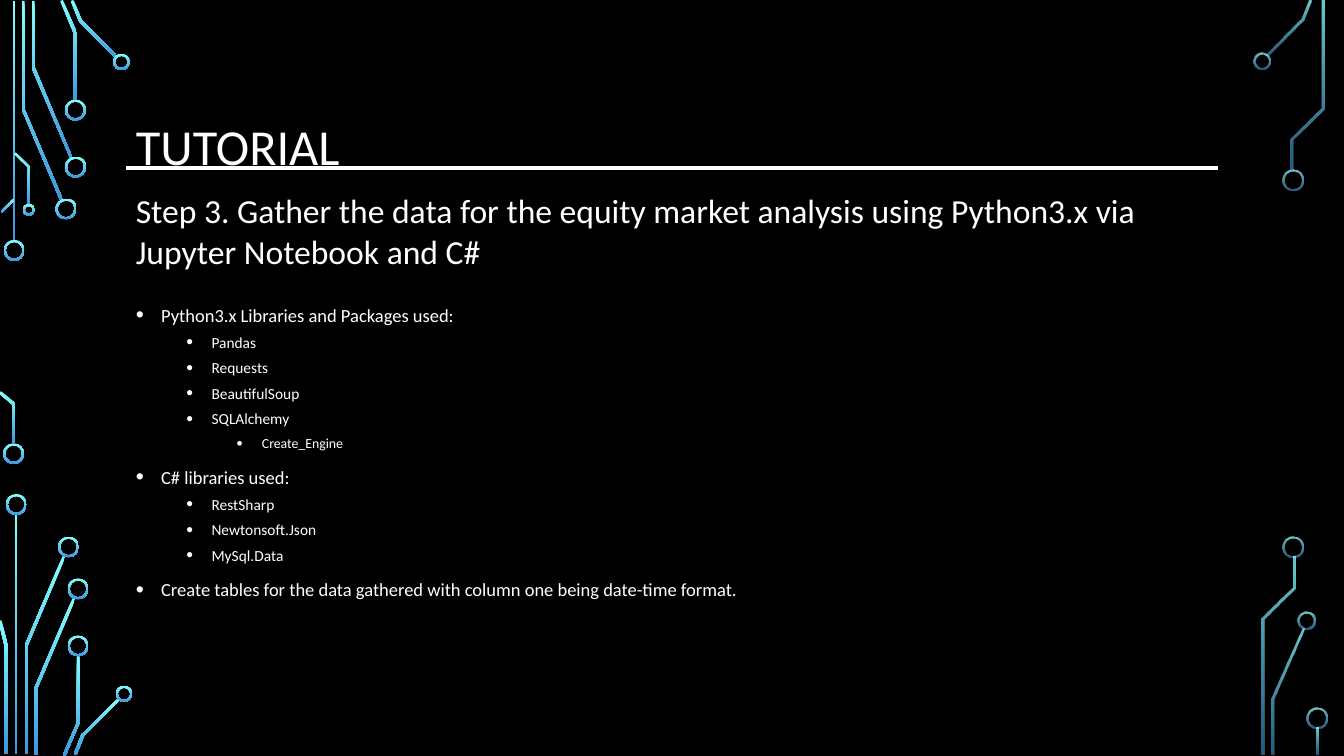
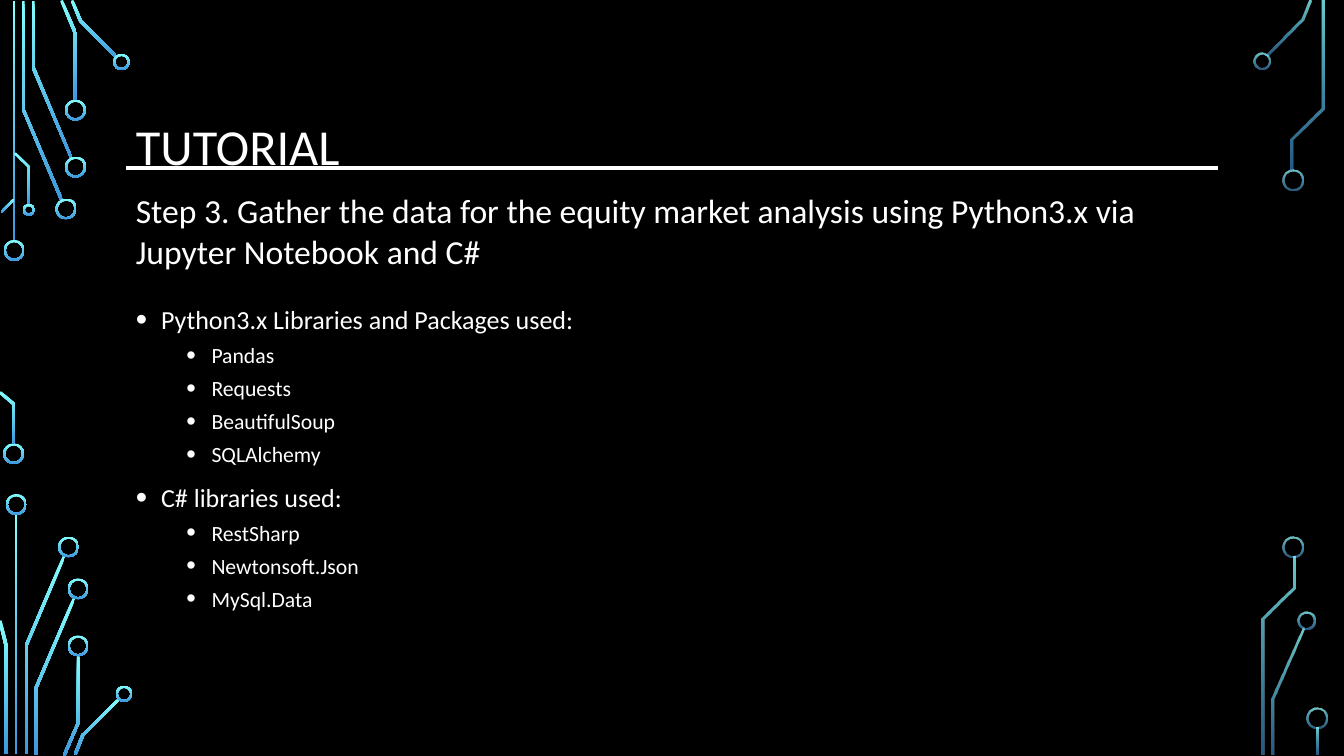
Before and after one commit to djserna/7330-Group-Project, a slide deck: slide 6 of Presentation/MSDS_7330_Group_Project_Presentation.pptx. Drawn at 1344x756 pixels with LibreOffice and Linux fonts; fonts in the diff are those of the drawing; background and template pictures are left out. Boxes give left, top, right and bottom in pixels: in the first picture for what was removed or moved away, otherwise in the second. Text is boxed around its words. In the diff, an @@ line names an element or a change of style, - is before the commit and + after.

```diff
--- a/Presentation/MSDS_7330_Group_Project_Presentation.pptx
+++ b/Presentation/MSDS_7330_Group_Project_Presentation.pptx
@@ text "Python3.x Libraries and Packages used:" at (161, 311, 573, 611): size 13.2 to 18.6 pt in "Python3.x Libraries and Packages used:", "C# libraries used:"; size 11 to 15.5 pt in "Pandas", "Requests", "BeautifulSoup", "SQLAlchemy" and 3 more places @@
@@ text at (262, 438, 343, 451): paragraph removed @@
-    • Create_Engine
@@ text at (161, 583, 737, 599): paragraph removed @@
-• Create tables for the data gathered with column one being date-time format.
```
Also in this commit, not shown: 5 other slides changed, 3 slides added, 2 slides removed.
